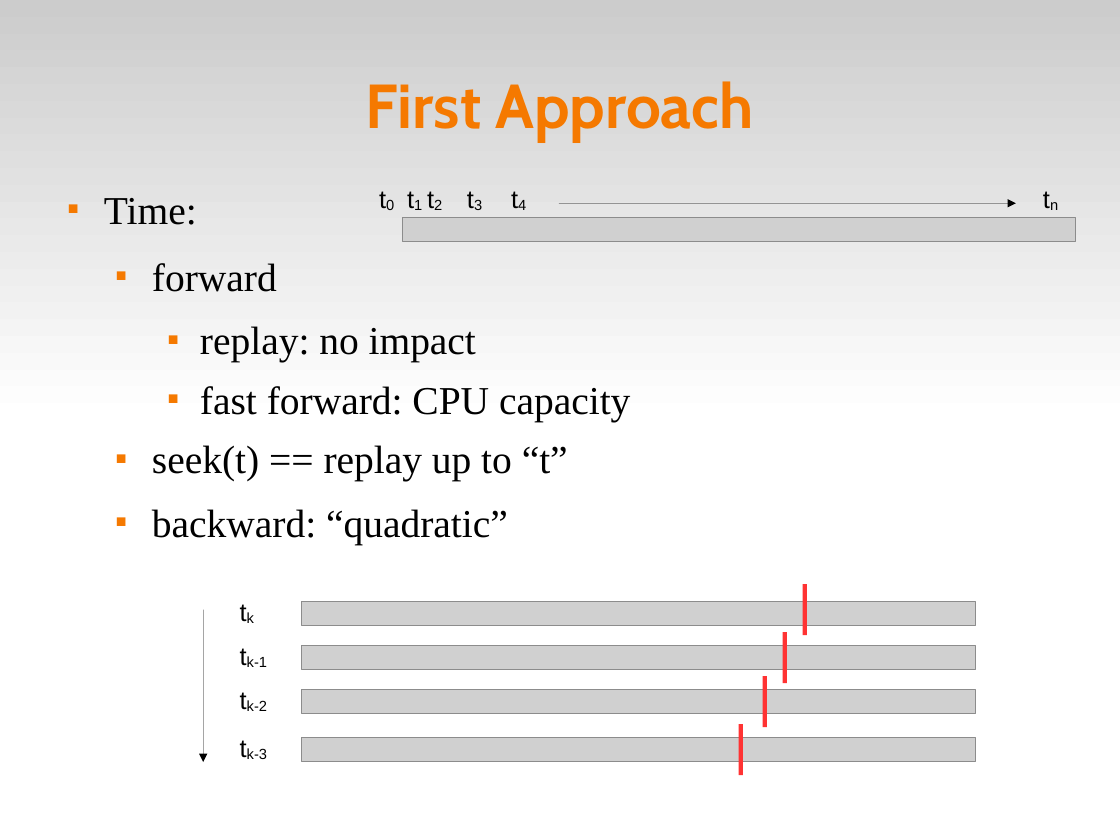
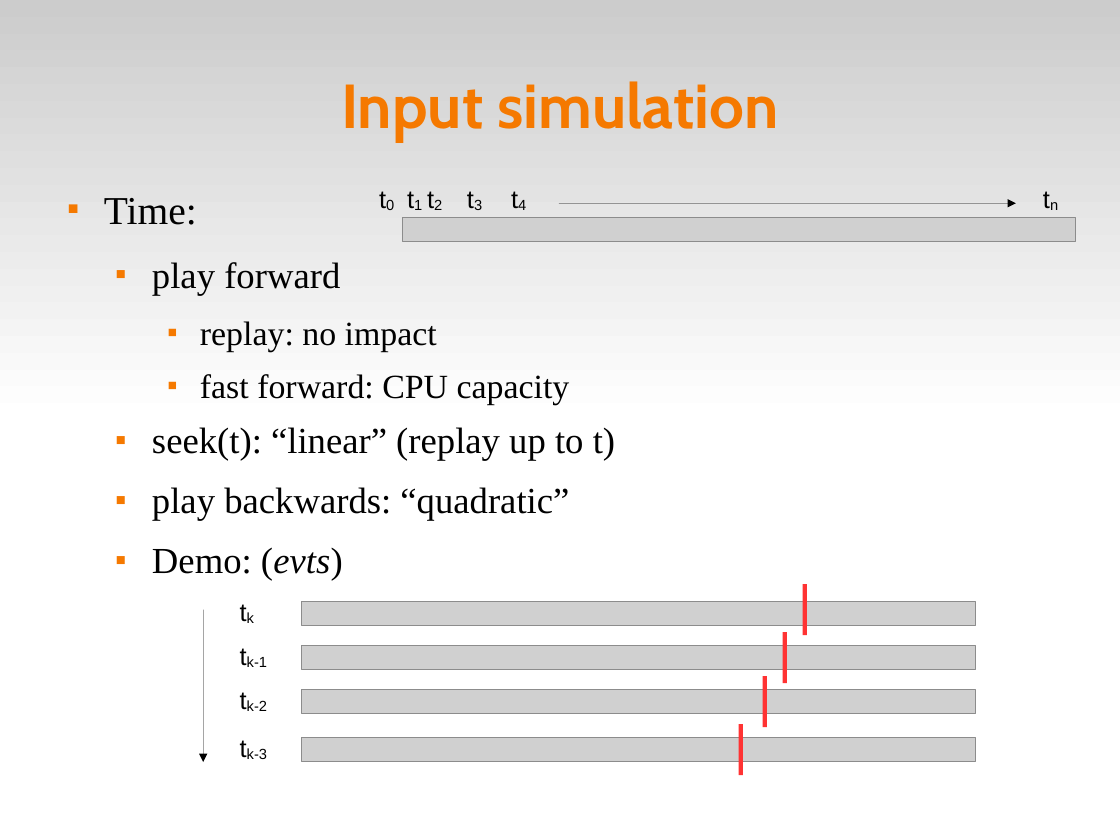
Before and after one commit to fsantanna-no/ceu-docs, a slide deck: slide 12 of TM/ceu_tm.odp. Drawn at 1120x840 pixels with LibreOffice and Linux fonts; fonts in the diff are those of the drawing; grey boxes stand for pictures. Boxes give left, top, right and bottom in pixels: in the first picture for what was removed or moved away, otherwise in the second. Text is boxed around its words. In the diff, an @@ line names an element or a change of style, - is before the commit and + after.

```diff
--- a/TM/ceu_tm.odp
+++ b/TM/ceu_tm.odp
@@ title at (x1=341, y1=81, x2=778, y2=142): text changed @@
-First Approach
+Input simulation
@@ text at (x1=152, y1=262, x2=340, y2=296): text changed; size 28 to 26 pt @@
-  ■ forward
+  ■ play forward
@@ text at (x1=200, y1=321, x2=570, y2=405): size 28 to 24 pt in "replay: no impact", "fast forward: CPU capacity" @@
@@ text at (x1=152, y1=427, x2=615, y2=581): text changed; size 28 to 26 pt @@
-  ■ seek(t) == replay up to “t”
-  ■ backward: “quadratic”
+  ■ seek(t): “linear” (replay up to t)
+  ■ play backwards: “quadratic”
+  ■ Demo: (evts)
```
Also in this commit, not shown: 9 other slides changed, 4 slides added, 3 slides removed, 7 other files.
